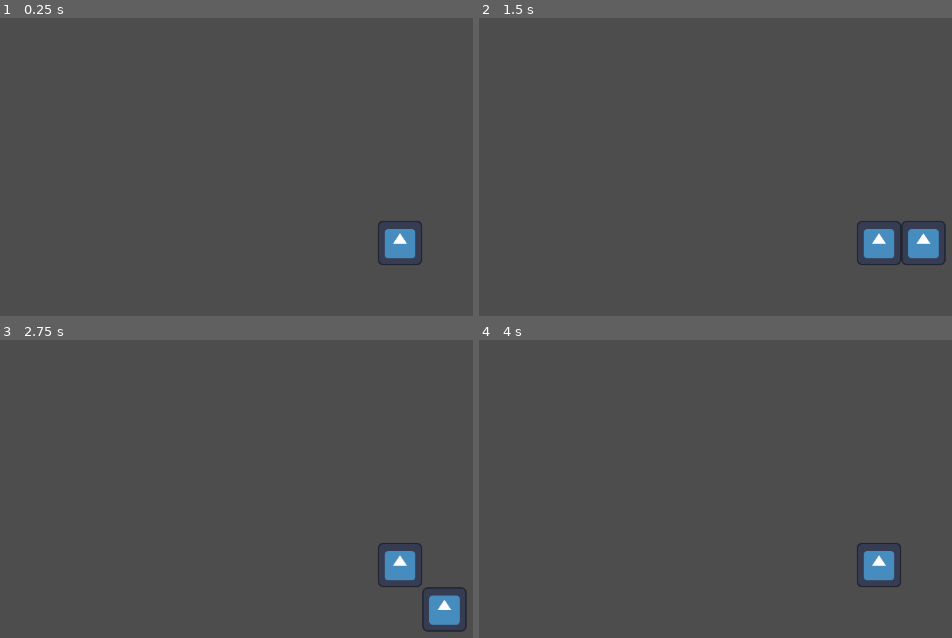
Above: before the commit, frames 1-4 (two rows, left to right).
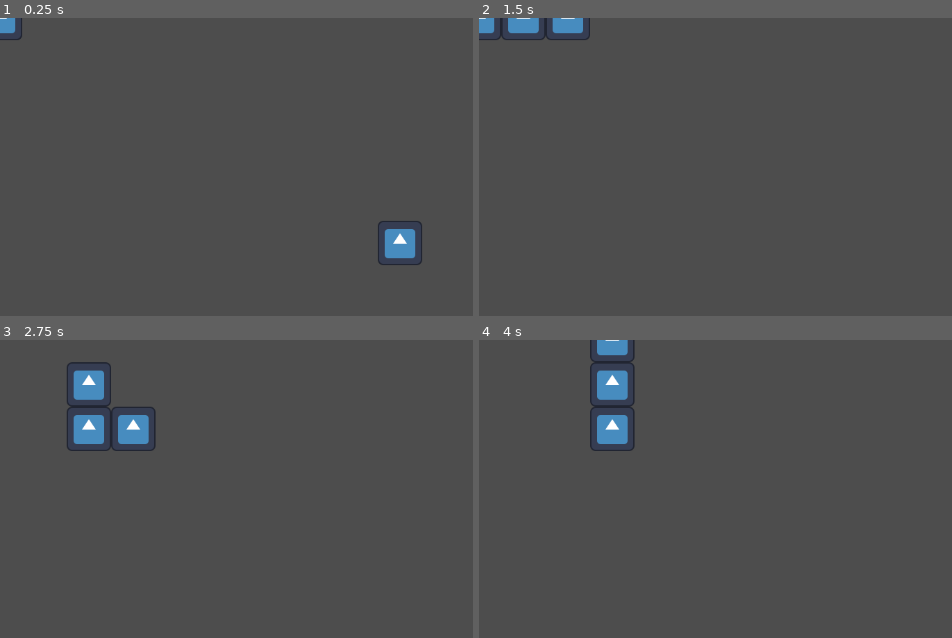
Above: after the commit, the same moments.

Repository: coyotecentral/vgd-fall-2024
Game: Godot game, scene res://node_2d.tscn
The game is run twice, just before and just after one commit, with the same random seed, the same clock (stepped at 60 frames per second) and the same inputs. The engine's default icon, where the game draws it, is replaced by a stand-in: a white triangle on a blue panel in a dark square.
Inputs:
- Up to frame 1 (0.25 s): no input
- Up to frame 2 (1.5 s): tap Enter at 0.5 s; hold D (right) 0.53-1.28 s; hold S (down) from 1.28 s (still down)
- Up to frame 3 (2.75 s): release S (down) at 2.03 s; hold D (right) from 2.03 s (still down)
- Up to frame 4 (4 s): release D (right) at 2.78 s; hold W (up) 2.78-3.53 s; tap Space at 3.5 s; hold A (left) from 3.53 s (still down)

The runs differ from the first frame. In frame 1, 0.2% of the frame differs, in the area x 0-5%, y 0-8%; in frame 2, 2.7%; in frame 3, 4.2%, in the area x 14-99%, y 7-98%; in frame 4, 2.9%.

Commit message:
Checkpoint

Diff:
--- a/node_2d.gd
+++ b/node_2d.gd
@@ -10,7 +10,8 @@
 # Called when the node enters the scene tree for the first time.
 func _ready():
 	snake.push_front($Sprite2D)
-	spawn_segment()
+	spawn_segment(Vector2())
+	spawn_segment(Vector2())
 	$Timer.timeout.connect(tick)
 	$Timer.start()
 
@@ -24,12 +25,18 @@
 
 
 func tick():
-	$Sprite2D.position += direction * tile_size
+	var next_pos = direction * tile_size
+	# snake[0] gets the first segment of our snake
+	var head_pos = snake[0].position
+	spawn_segment(head_pos + next_pos)
+	snake.pop_back().queue_free()
 
 # This function is going to create a new
 # snake segment and add it to the world. We're
 # also going to add it to our snake array.
-func spawn_segment():
+func spawn_segment(position):
 	# Create an "instance" of the scene
 	var new_segment = sprite.instantiate()
 	add_child(new_segment)
+	snake.push_front(new_segment)
+	new_segment.position = position
--- a/node_2d.tscn
+++ b/node_2d.tscn
@@ -9,3 +9,4 @@
 [node name="Sprite2D" parent="." instance=ExtResource("2_t7723")]
 
 [node name="Timer" type="Timer" parent="."]
+wait_time = 0.5
